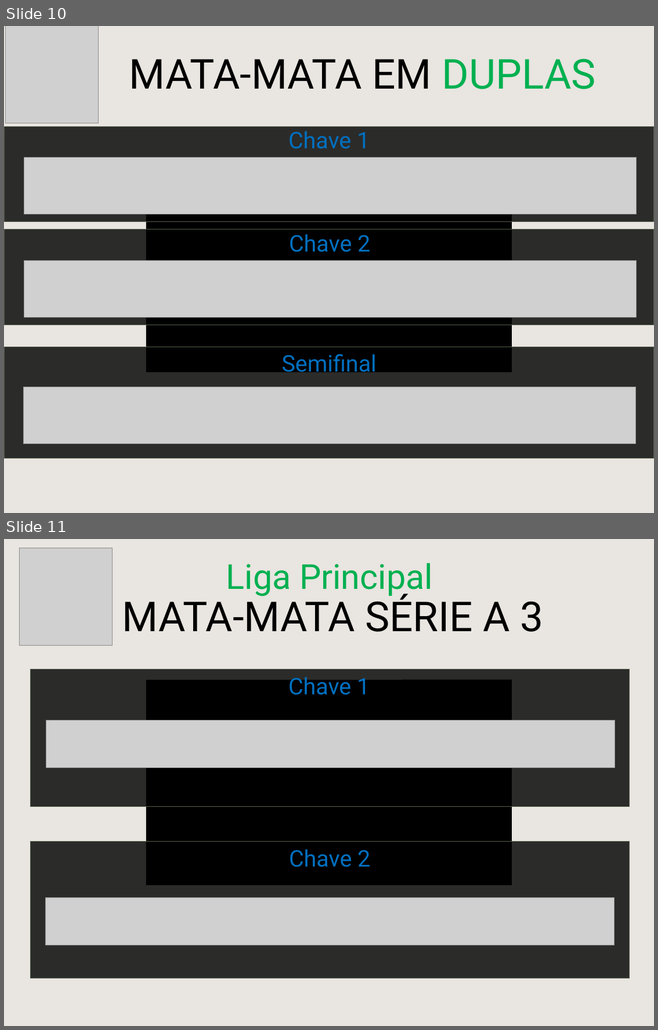
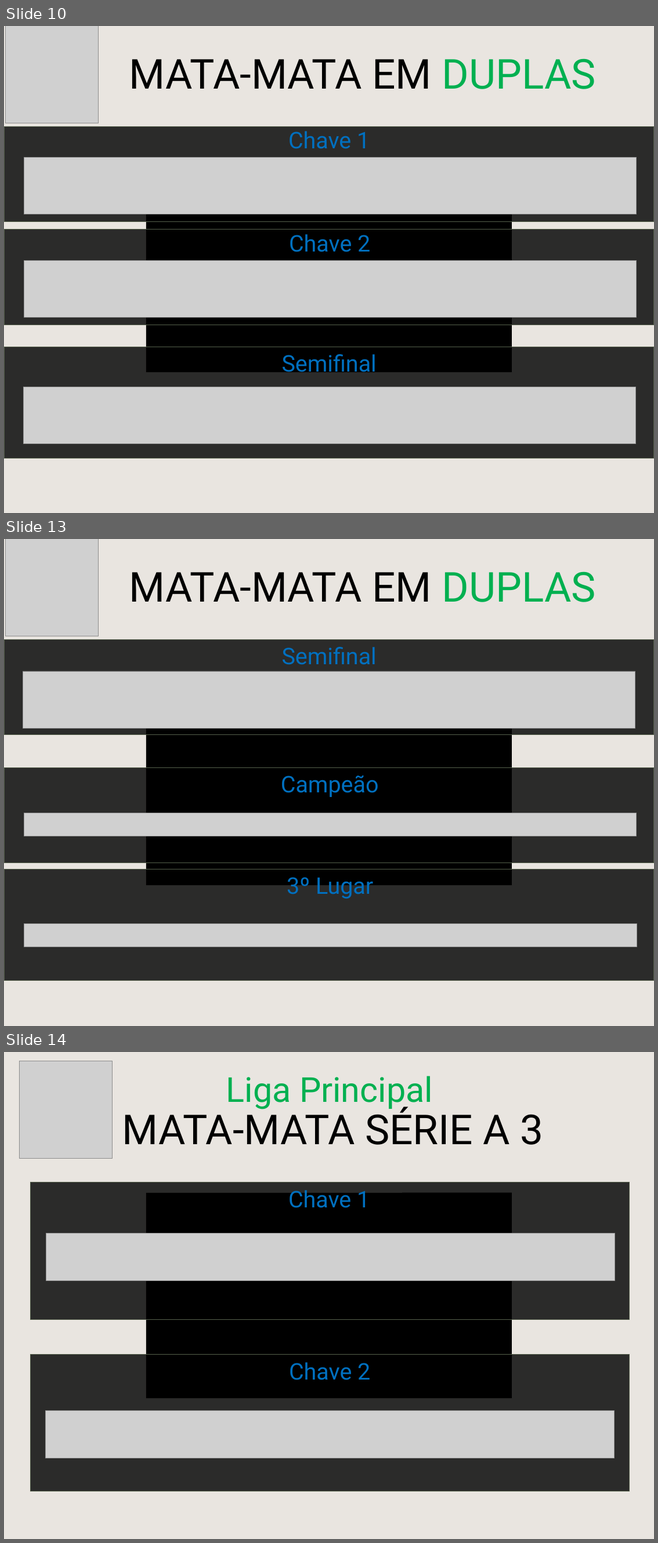
Before and after one commit to cknakayama/automacao_ligaroletarussa2021, a slide deck: MataMataPlanilha.pptx. Shown one above the other, each under a label of ours: slides 10 and 11 before the commit, slides 10, 13 and 14 after it; the slides between them are not shown. The pictures are 658x1030 and 658x1543 pixels, drawn with LibreOffice and Linux fonts; fonts in the diff are those of the drawing; grey boxes stand for pictures; background and template pictures are left out. Boxes give left, top, right and bottom in pixels: in the first picture for what was removed or moved away, otherwise in the second. Text is boxed around its words. In the diff, an @@ line names an element or a change of style, - is before the commit and + after.

```diff
--- a/MataMataPlanilha.pptx
+++ b/MataMataPlanilha.pptx
@@ slide 13 added at (4,539,654,1026), background picture (left out); not listed: 1 template element that a slide beside it also shows @@
@@ picture added at (5,539,98,636) @@
@@ text added at (129,571,596,602), 72 pt, text #000000 @@
+MATA-MATA EM DUPLAS
@@ rectangle added at (4,640,654,735), fill #000000 at 81% opacity, outline #57624D 1 pt @@
@@ text added at (282,647,376,665), 40 pt, text #0070C0 @@
+Semifinal
@@ picture added at (23,671,634,728) @@
@@ rectangle added at (146,679,511,885), fill #000000 @@
@@ picture added at (402,679,511,817) @@
@@ rectangle added at (4,768,654,863), fill #000000 at 81% opacity, outline #57624D 1 pt @@
@@ text added at (281,776,379,797), 40 pt, text #0070C0 @@
+Campeão
@@ picture added at (24,813,636,836) @@
@@ rectangle added at (4,869,654,980), fill #000000 at 81% opacity, outline #57624D 1 pt @@
@@ text added at (286,873,373,900), 40 pt, text #0070C0 @@
+3º Lugar
@@ picture added at (24,924,636,947) @@
@@ what was slide 11 is now slide 14 @@
```
Also in this commit, not shown: 2 other slides added, 3 other files.
